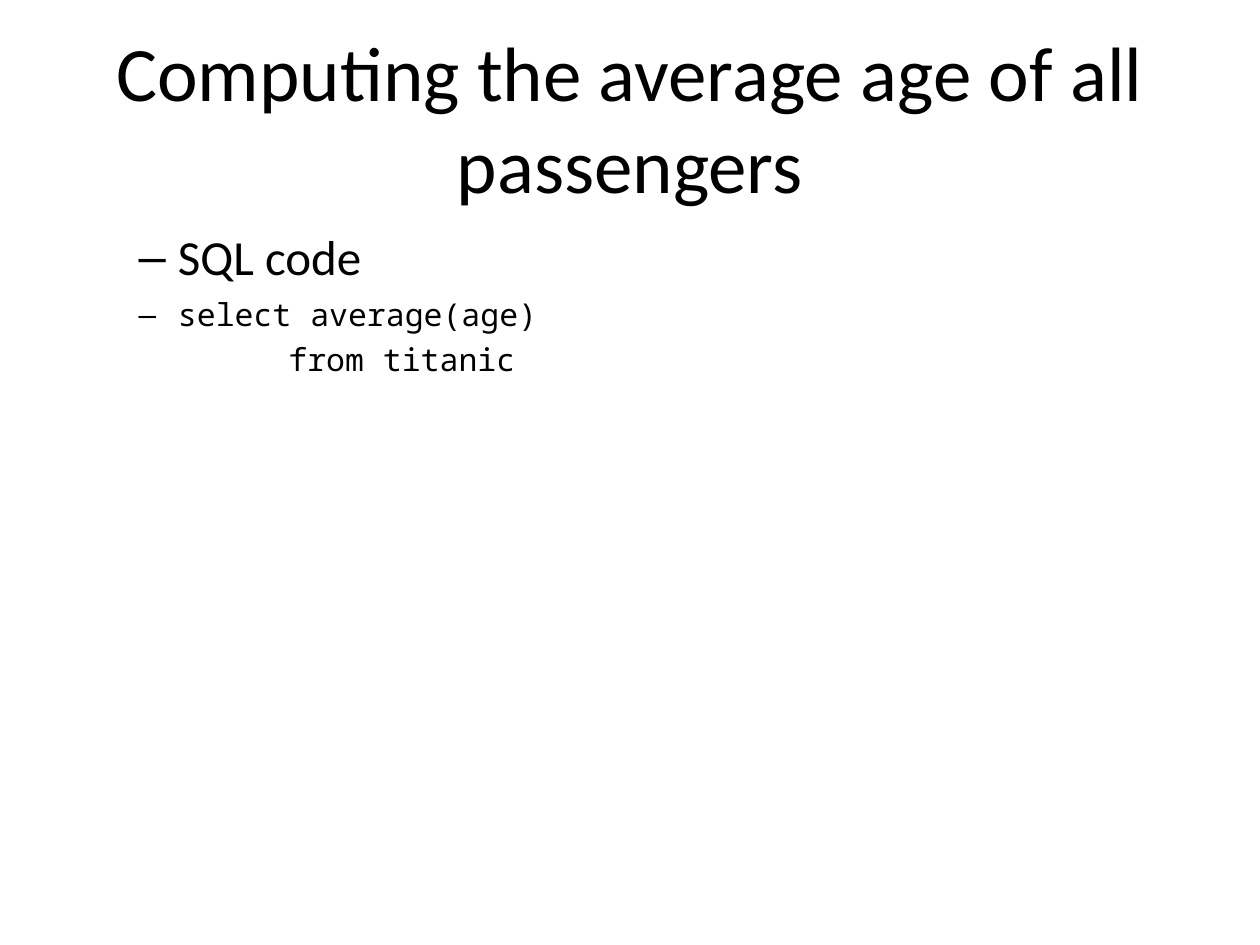
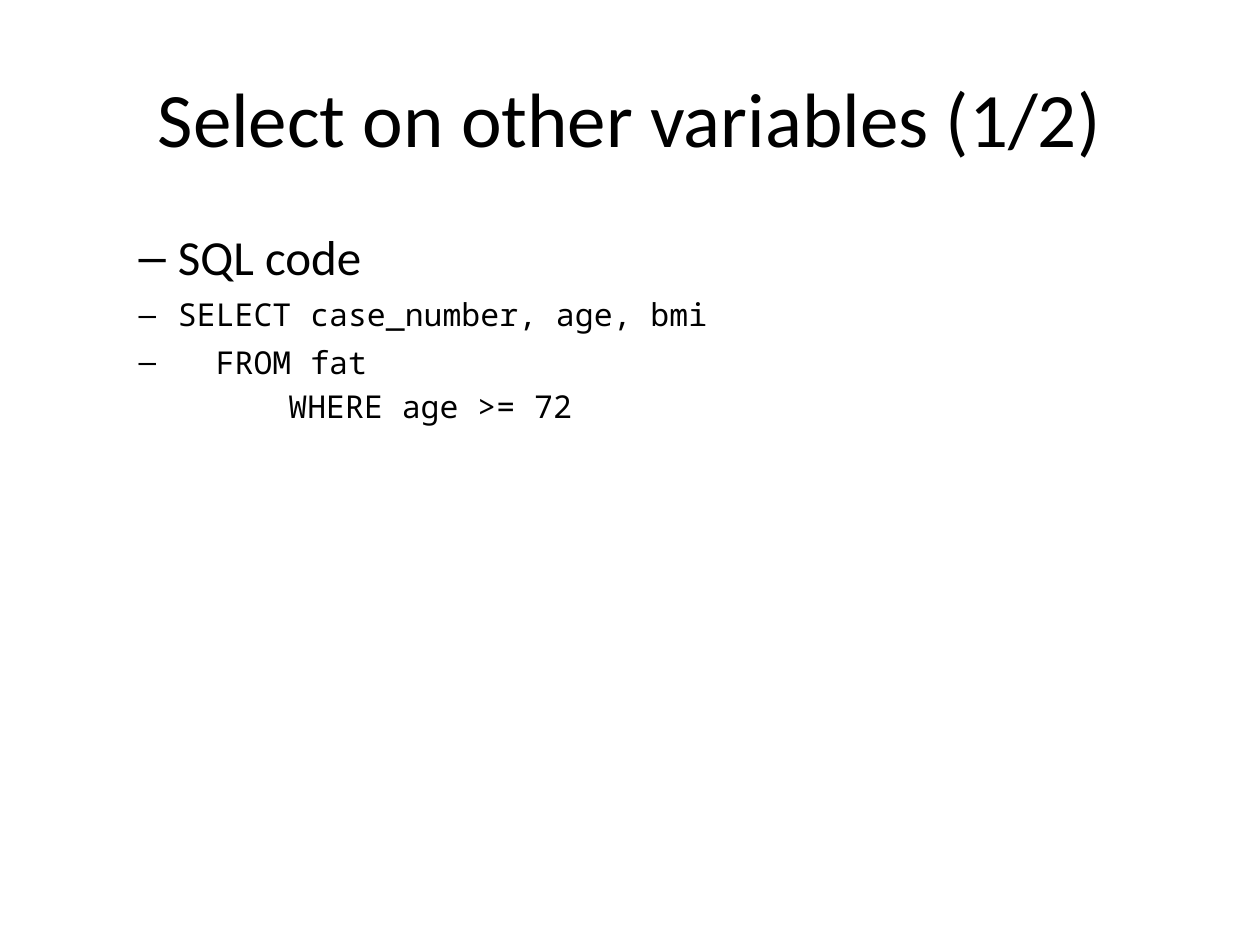
Before and after one commit to pmean/introduction-to-sql, a slide deck: slide 12 of module04-sorting-and-restricting-data/results/where.pptx (slide 3 before the commit). Drawn at 1260x945 pixels with LibreOffice and Linux fonts; fonts in the diff are those of the drawing. Boxes give left, top, right and bottom in pixels: in the first picture for what was removed or moved away, otherwise in the second. Text is boxed around its words. In the diff, an @@ line names an element or a change of style, - is before the commit and + after.

```diff
--- a/module04-sorting-and-restricting-data/results/where.pptx
+++ b/module04-sorting-and-restricting-data/results/where.pptx
@@ title at [158,91,1100,158]: text changed @@
-Computing the average age of all passengers
+Select on other variables (1/2)
@@ text at [178,302,707,426]: text changed @@
-select average(age)
-from titanic
+SELECT case_number, age, bmi
+FROM fat
+WHERE age >= 72
```
Also in this commit, not shown: 3 other slides changed, 35 slides added, 15 other files.
